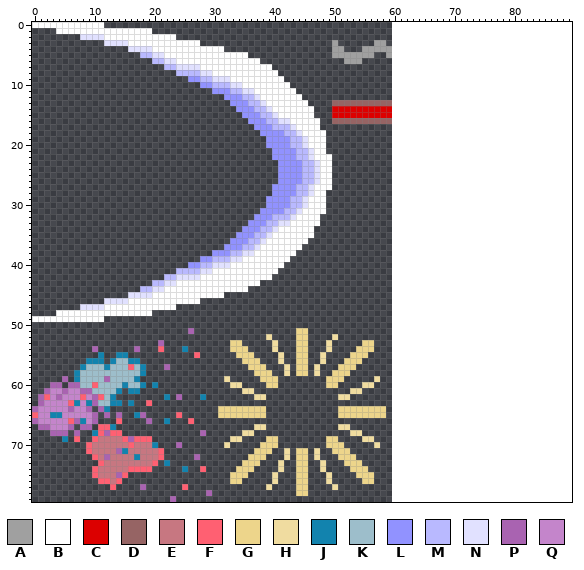
File history of a sprite sheet, Images/Effects.png. The picture above is the old version.
The file is 60x80 pixels. The old version is drawn lined up with the new one, on the new canvas.
Palette (. is transparent): A #a0a0a0  B #ffffff  C #dc0000  D #966464  E #c77781  F #ff6072  G #edd58b  H #f0dca0  J #1283ae  K #9dbecb  L #9192ff  M #b9b9ff  N #e1e1ff  P #a963b1  Q #c485cb
Pixels before (only the part around the change), first column x 59:
 0 ...............................
 1 ...............................
 2 ...............................
 3 ...............................
 4 A..............................
 5 A..............................
 6 ...............................
 7 ...............................
 8 ...............................
 9 ...............................
10 ...............................
11 ...............................
12 ...............................
13 D..............................
14 C..............................
15 C..............................
16 D..............................
17 ...............................
18 ...............................
19 ...............................
20 ...............................
21 ...............................
22 ...............................
23 ...............................
24 ...............................
25 ...............................
26 ...............................
27 ...............................
28 ...............................
29 ...............................
30 ...............................
31 ...............................
32 ...............................
33 ...............................
34 ...............................
35 ...............................
36 ...............................
37 ...............................
38 ...............................
39 ...............................
40 ...............................
41 ...............................
42 ...............................
43 ...............................
44 ...............................
45 ...............................
46 ...............................
47 ...............................
48 ...............................
49 ...............................
50 ...............................
51 ...............................
52 ...............................
53 ...............................
54 ...............................
55 ...............................
56 ...............................
57 ...............................
58 ...............................
59 ...............................
60 ...............................
The same view after the edit:
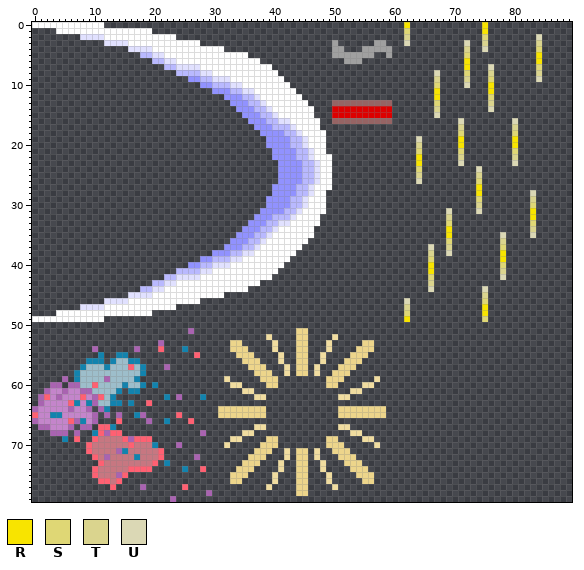
Colours new in this view: R #f8e400  S #dfd775  T #dad48e  U #dbd8b5
The edit:
canvas 60x80 -> 90x80
The edit adds colour R in row 0 at x 62 and 75; in row 1 at x 75; in row 5 at x 84; in row 6 at x 72 and 84; in row 7 at x 72; in row 10 at x 76.
The edit adds colour R in row 11 at x 67 and 76; in row 12 at x 67; in rows 19 to 20 at x 71 and 80; in rows 22 to 23 at x 64; in rows 27 to 28 at x 74; in rows 31 to 32 at x 83.
The edit adds colour R in rows 34 to 35 at x 69; in rows 38 to 39 at x 78; in rows 40 to 41 at x 66; in rows 47 to 48 at x 75; in row 49 at x 62.
The edit adds colour S in row 1 at x 62; in row 2 at x 75; in row 4 at x 84; in row 5 at x 72; in row 7 at x 84; in row 8 at x 72.
The edit adds colour S in row 9 at x 76; in row 10 at x 67; in row 12 at x 76; in row 13 at x 67; in row 18 at x 71 and 80; in row 21 at x 64, 71 and 80.
The edit adds colour S in row 24 at x 64; in row 26 at x 74; in row 29 at x 74; in row 30 at x 83; in row 33 at x 69 and 83; in row 36 at x 69.
The edit adds colour S in row 37 at x 78; in row 39 at x 66; in row 40 at x 78; in row 42 at x 66; in row 46 at x 75; in row 48 at x 62.
The edit adds colour S in row 49 at x 75.
The edit adds colour T in row 2 at x 62; in row 3 at x 75 and 84; in row 4 at x 72; in row 8 at x 76 and 84; in row 9 at x 67 and 72; in row 13 at x 76.
The edit adds colour T in row 14 at x 67; in row 17 at x 71 and 80; in row 20 at x 64; in row 22 at x 71 and 80; in row 25 at x 64 and 74; in row 29 at x 83.
The edit adds colour T in row 30 at x 74; in row 32 at x 69; in row 34 at x 83; in row 36 at x 78; in row 37 at x 69; in row 38 at x 66.
The edit adds colour T in row 41 at x 78; in row 43 at x 66; in row 45 at x 75; in row 47 at x 62.
The edit adds colour U in row 2 at x 84; in row 3 at x 62 and 72; in row 4 at x 75; in row 7 at x 76; in row 8 at x 67; in row 9 at x 84.
The edit adds colour U in row 10 at x 72; in row 14 at x 76; in row 15 at x 67; in row 16 at x 71 and 80; in row 19 at x 64; in row 23 at x 71 and 80.
The edit adds colour U in row 24 at x 74; in row 26 at x 64; in row 28 at x 83; in row 31 at x 69 and 74; in row 35 at x 78 and 83; in row 37 at x 66.
The edit adds colour U in row 38 at x 69; in row 42 at x 78; in row 44 at x 66 and 75; in row 46 at x 62.
